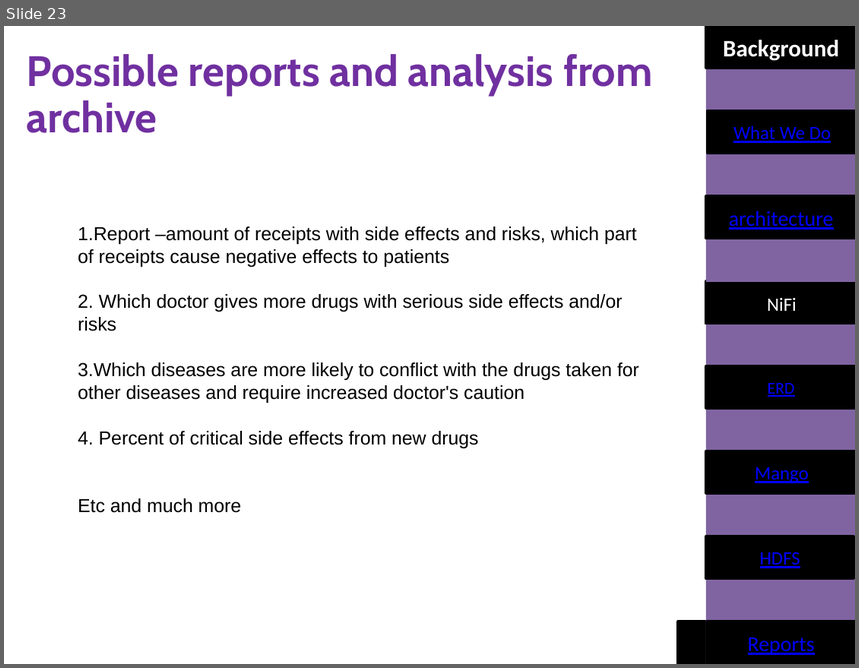
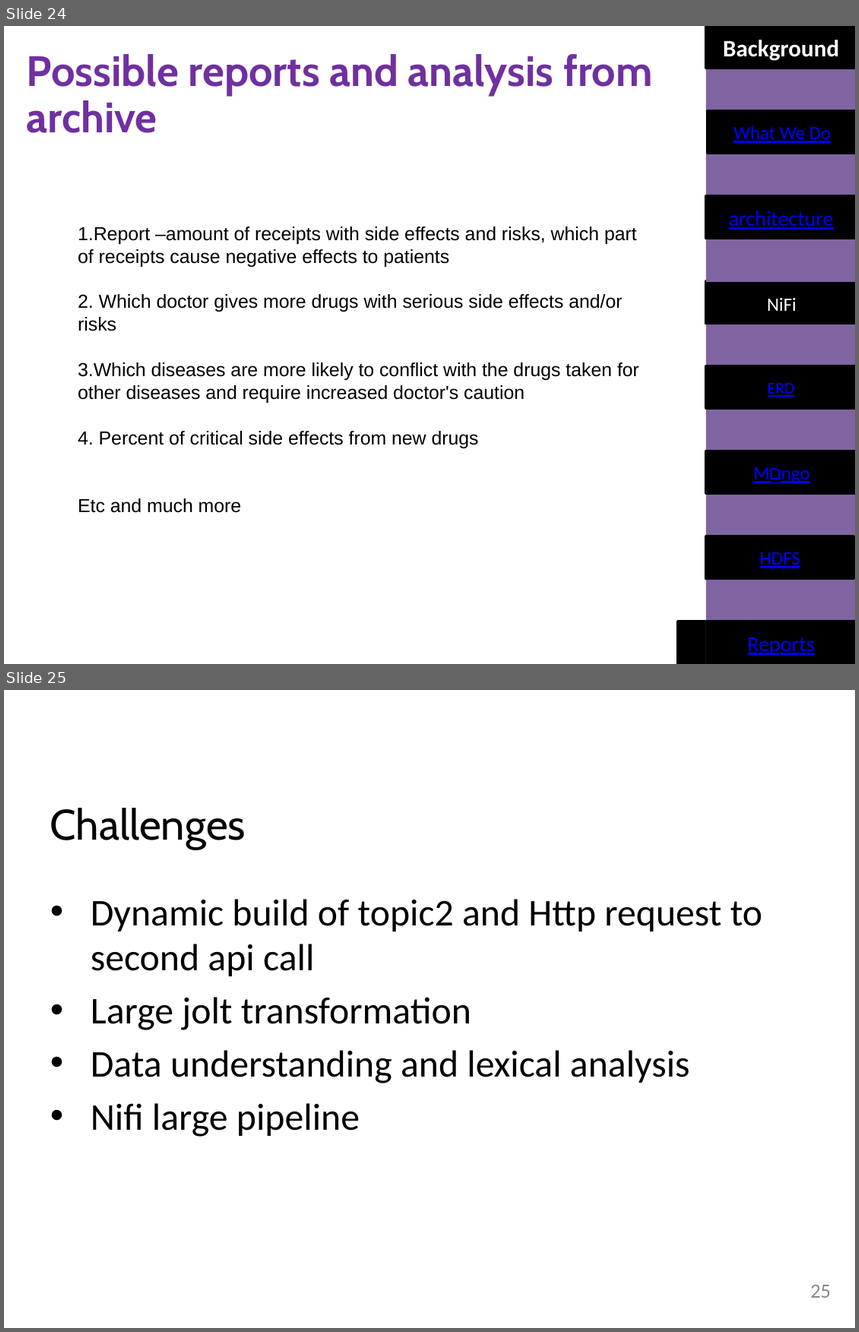
Before and after one commit to katkovOlga/nayaProject, a slide deck: FinalProjectLast.pptx. Shown one above the other, each under a label of ours: slide 23 before the commit, slides 24 and 25 after it. The pictures are 859x668 and 859x1332 pixels, drawn with LibreOffice and Linux fonts; fonts in the diff are those of the drawing. Boxes give left, top, right and bottom in pixels: in the first picture for what was removed or moved away, otherwise in the second. Text is boxed around its words. In the diff, an @@ line names an element or a change of style, - is before the commit and + after.

```diff
--- a/FinalProjectLast.pptx
+++ b/FinalProjectLast.pptx
@@ slide 25 added at bbox=[4, 690, 855, 1328], background #FFFFFF @@
@@ title added at bbox=[50, 808, 246, 849], 36 pt, text #000000 @@
+Challenges
@@ text added at bbox=[91, 899, 762, 1137], 32 pt, text #000000 @@
+• Dynamic build of topic2 and Http request to second api call
+• Large jolt transformation
+• Data understanding and lexical analysis
+• Nifi large pipeline
@@ page number added at bbox=[810, 1285, 831, 1298], 17 pt, text #888888 @@
+25
@@ what was slide 23 is now slide 24 @@
@@ slide 24 changed as well @@
@@ text in rectangle at bbox=[753, 468, 810, 484]: text changed @@
-Mango
+Mםngo
```
Also in this commit, not shown: 21 other slides changed, 2 other slides added, 2 slides removed.
